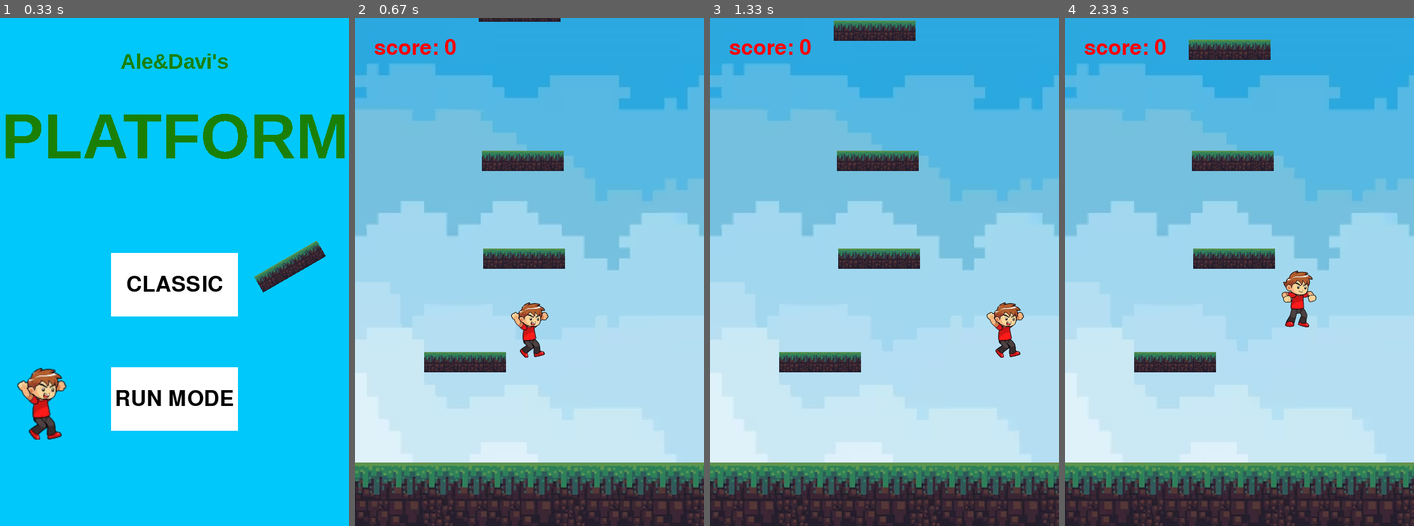
Above: before the commit, frames 1-4 (left to right).
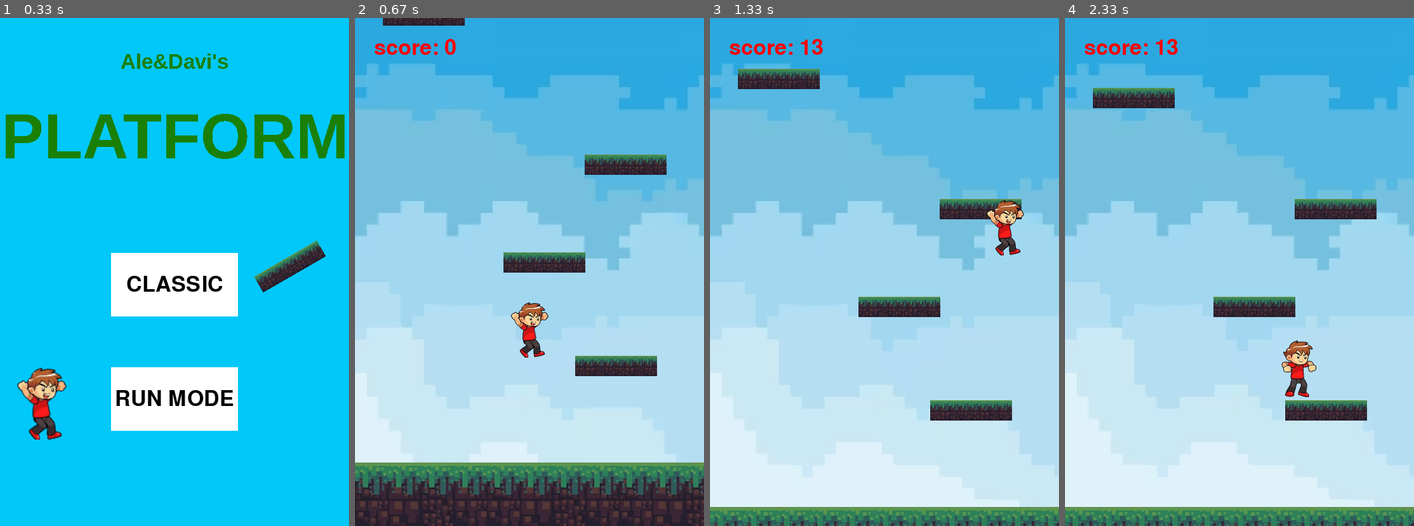
Above: after the commit, the same moments.

Repository: AleBrambilla/pygame-Brambilla-Mariani
Game: pygame game, started from main.py
The game is run twice, just before and just after one commit, with the same random seed, the same clock (stepped at 60 frames per second) and the same inputs.
Inputs (mouse positions are in pixels of both pictures, inside the frame that each line leads up to):
- Up to frame 1 (0.33 s): no input
- Up to frame 2 (0.67 s): press the mouse at (529, 282) at 0.37 s; move the mouse to (543, 216) at 0.47 s; release the mouse at (560, 150) at 0.6 s
- Up to frame 3 (1.33 s): hold Right 0.67-1.13 s; move the mouse to (870, 134) at 0.7 s; hold Right from 1.17 s (still down)
- Up to frame 4 (2.33 s): release Right at 1.63 s; hold Left 1.67-2.2 s; hold Left from 2.23 s (still down)

Frame 1 is identical in both runs. In frame 2, 5.3% of the frame differs, in the area x 8-90%, y 0-71%; in frame 3, 21%; in frame 4, 21%, in the area x 0-100%, y 4-100%.

Commit message:
variabile stato

Diff:
--- a/main.py
+++ b/main.py
@@ -33,33 +33,6 @@
 inizio_scritta2=font.render('RUN MODE', True, (0,0,0))
 inizio_scritta_rect2=inizio_scritta2.get_rect(center=(275, 600))
 
-
-
-def gameover():
-
-    global Game_Over, inizio, morte
-
-    screen.fill((0,200,250))
-
-    if Game_Over:
-
-        screen.blit(tasto_start, start_rect)
-        screen.blit(inizio_scritta, inizio_scritta_rect)
-        screen.blit(titolo1, titolo_rect1)
-        screen.blit(titolo2, titolo_rect2)
-        screen.blit(tasto_start2, start_rect2)
-        screen.blit(inizio_scritta2, inizio_scritta_rect2)
-        screen.blit(pygame.transform.rotozoom(player.sprite.image, 0, 1.3), (25, 550))
-        screen.blit(image_piattaforma, (400, 350) )
-
-    if start_rect.collidepoint(pygame.mouse.get_pos()) and pygame.mouse.get_pressed()[0]:
-        Game_Over=False
-
-    if player.sprite.rect.y>800:
-        Game_Over=True
-        inizio=True
-        morte=True
-
 def collisions():
     global inizio
 
@@ -90,7 +63,6 @@
     punteggio=Punteggio()
     inizio=True
 
-
 WINDOW_SIZE = (550, 800)
 screen = pygame.display.set_mode(WINDOW_SIZE)
 sfondo = pygame.image.load('Brambilla-Mariani-img/sfondo.png').convert()
@@ -114,31 +86,33 @@
 
 clock = pygame.time.Clock()
 
-
-Game_Over=True
-inizio=True
-morte=False
+stato = 'home'
 
 while True:
-
-#    cominciare(inizio)
-    gameover()
 
     for event in pygame.event.get():
         if event.type == pygame.QUIT:
             pygame.quit()
             exit()
 
-        if Game_Over:
+    if stato == 'home':
+        screen.fill((0,200,250))
+        screen.blit(tasto_start, start_rect)
+        screen.blit(inizio_scritta, inizio_scritta_rect)
+        screen.blit(titolo1, titolo_rect1)
+        screen.blit(titolo2, titolo_rect2)
+        screen.blit(tasto_start2, start_rect2)
+        screen.blit(inizio_scritta2, inizio_scritta_rect2)
+        screen.blit(pygame.transform.rotozoom(player.sprite.image, 0, 1.3), (25, 550))
+        screen.blit(image_piattaforma, (400, 350))
+        if start_rect.collidepoint(pygame.mouse.get_pos()) and pygame.mouse.get_pressed()[0]:
+            stato = 'classico'
+            inizializza()
+        if start_rect.collidepoint(pygame.mouse.get_pos()) and event.type== KEYUP and event.key==K_KP_ENTER:
+            stato = 'classico'
+            inizializza()
 
-            if event.type==MOUSEBUTTONDOWN and pygame.mouse.get_pressed()[0] and start_rect.collidepoint(pygame.mouse.get_pos()):
-                Game_Over=False
-                inizializza()
-            if event.type== KEYUP and Game_Over and event.key==K_SPACE:
-                inizializza()
-                morte = False
-
-    if not Game_Over:
+    if stato == 'classico':
 
         pygame.display.set_caption('Game')
         screen.blit(sfondo, (0,0))
@@ -166,8 +140,14 @@
         punteggio.update(piattaforme, player, inizio)
         punteggio.draw(screen)
 
-    elif Game_Over and morte:
+        if player.sprite.rect.y>800:
+            stato = 'morte'
+            inizio=True
+
+    elif stato == 'morte':
         punteggio.draw_finale(screen)
+        if event.type== KEYUP and event.key==K_SPACE:
+            stato = 'home'
 
     pygame.display.update()
     clock.tick(60)
